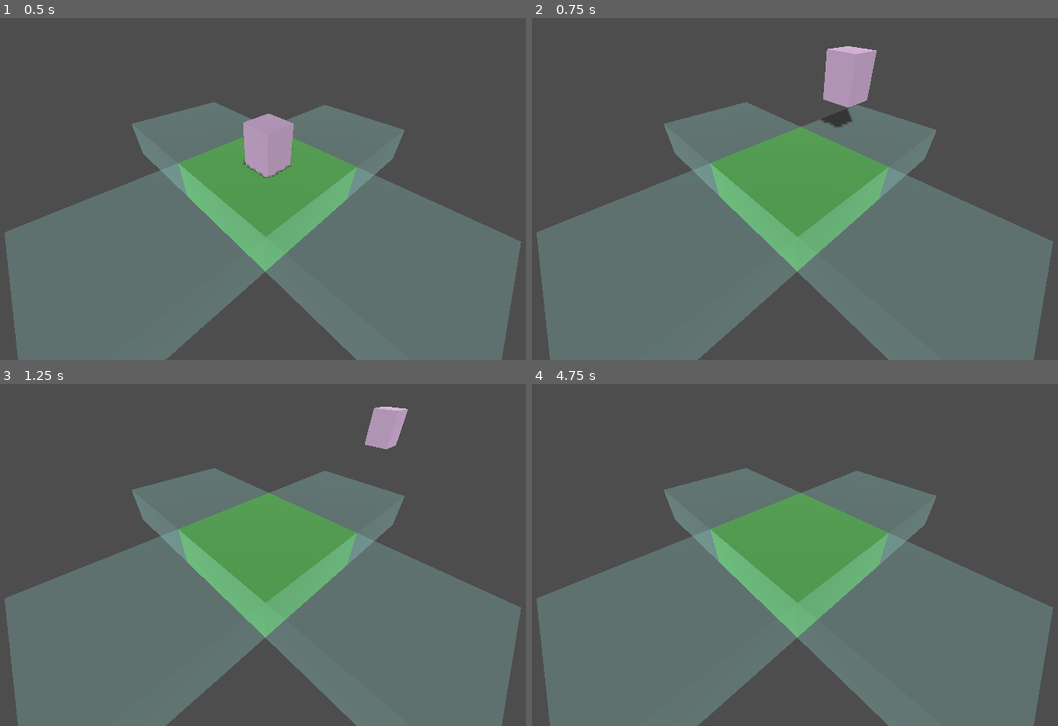
Above: before the commit, frames 1-4 (two rows, left to right).
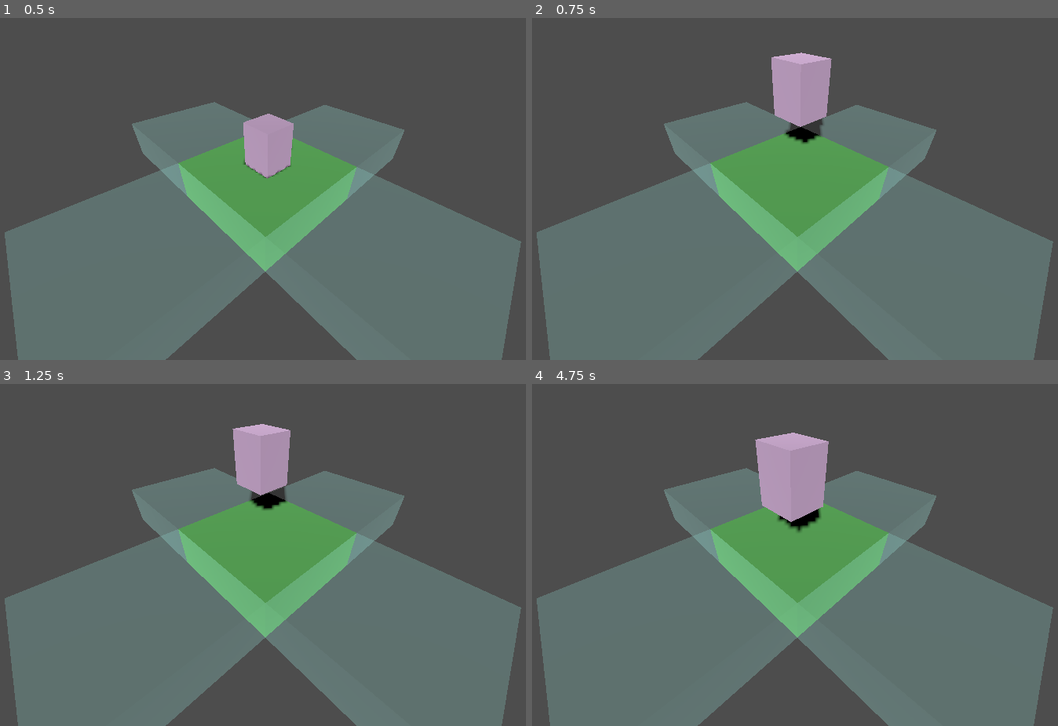
Above: after the commit, the same moments.

Repository: MichellePG/PlaceHolder
Game: Godot game, scene res://scenes/main.tscn
Two runs of this game, one before a commit and one after it. Both use one fixed random seed, a clock stepped at 60 frames per second and the inputs below. Before the commit the project has no main scene; this scene is started directly in both runs.
Inputs:
- Up to frame 1 (0.5 s): no input
- Up to frame 2 (0.75 s): tap Enter (ui_accept) at 0.5 s; hold Up (ui_up) from 0.53 s (still down)
- Up to frame 3 (1.25 s): keep holding Up (ui_up); tap Enter (ui_accept) at 0.77 s
- Up to frame 4 (4.75 s): tap Enter (ui_accept) at 1.52, 3.02, 3.77, 4.52 s; release Up (ui_up) at 2.03 s; hold Left (ui_left) 2.03-3.53 s; hold Down (ui_down) 3.53-4.28 s; hold Right (ui_right) from 4.28 s (still down)

Frame 1 is identical in both runs. In frame 2, 3.8% of the frame differs, in the area x 45-66%, y 8-37%; in frame 3, 2.9%; in frame 4, 3.1%.

Commit message:
movimiento aletorio de personaje

Diff:
--- a/project.godot
+++ b/project.godot
@@ -11,5 +11,6 @@
 [application]
 
 config/name="PlaceHolder"
+run/main_scene="res://scenes/personaje.tscn"
 config/features=PackedStringArray("4.2", "Forward Plus")
 config/icon="res://icon.svg"
--- a/scenes/personaje.gd
+++ b/scenes/personaje.gd
@@ -1,12 +1,14 @@
 extends CharacterBody3D
 
 
-const SPEED = 5.0
+const SPEED = 0.5
 const JUMP_VELOCITY = 4.5
 
 # Get the gravity from the project settings to be synced with RigidBody nodes.
 var gravity = ProjectSettings.get_setting("physics/3d/default_gravity")
 
+var timer = 0.0
+var move_direction
 
 func _physics_process(delta):
 	# Add the gravity.
@@ -19,11 +21,21 @@
 
 	# Get the input direction and handle the movement/deceleration.
 	# As good practice, you should replace UI actions with custom gameplay actions.
-	var input_dir = Input.get_vector("ui_left", "ui_right", "ui_up", "ui_down")
-	var direction = (transform.basis * Vector3(input_dir.x, 0, input_dir.y)).normalized()
-	if direction:
-		velocity.x = direction.x * SPEED
-		velocity.z = direction.z * SPEED
+
+	# Move the character automatically every 3 seconds
+	timer += delta
+	if timer > 1.0:
+		# Choose a random direction
+		var directions = [Vector3(1, 0, 0), Vector3(-1, 0, 0), Vector3(0, 0, 1), Vector3(0, 0, -1)]
+		var random_dir = directions[randi() % directions.size()]
+		move_direction = random_dir
+		timer = 0.0
+		print(move_direction)
+
+	# Move the character in the chosen direction
+	if move_direction:
+		velocity.x = move_direction.x * SPEED
+		velocity.z = move_direction.z * SPEED
 	else:
 		velocity.x = move_toward(velocity.x, 0, SPEED)
 		velocity.z = move_toward(velocity.z, 0, SPEED)
